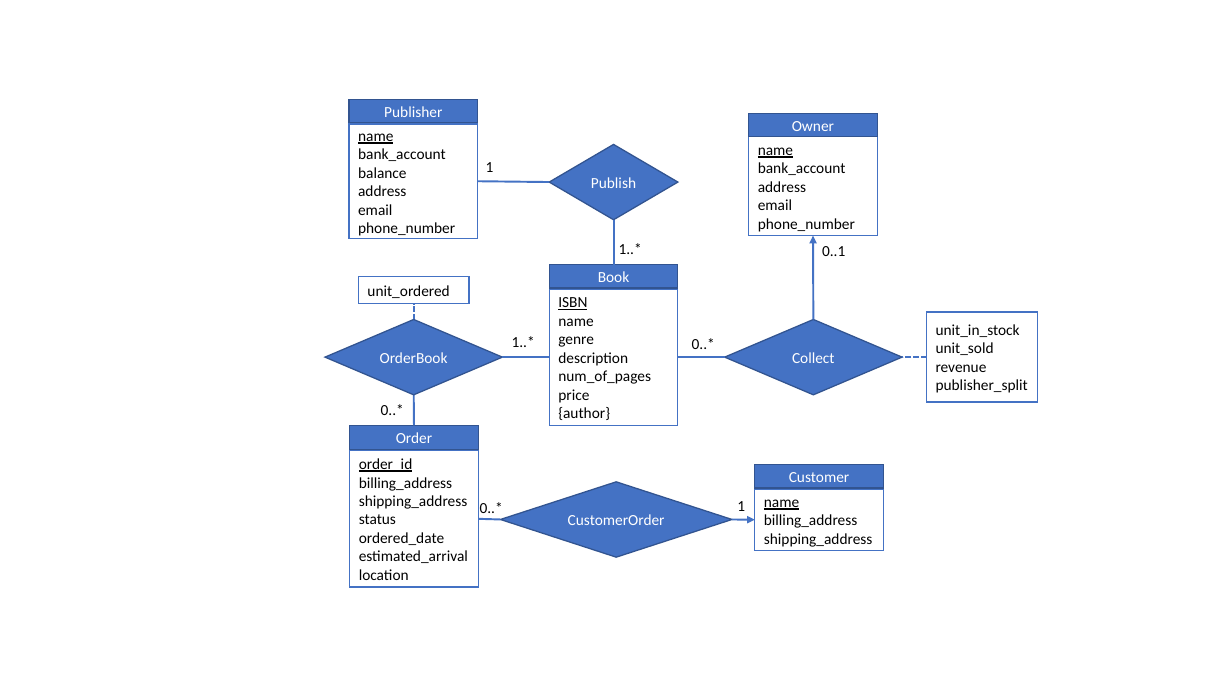
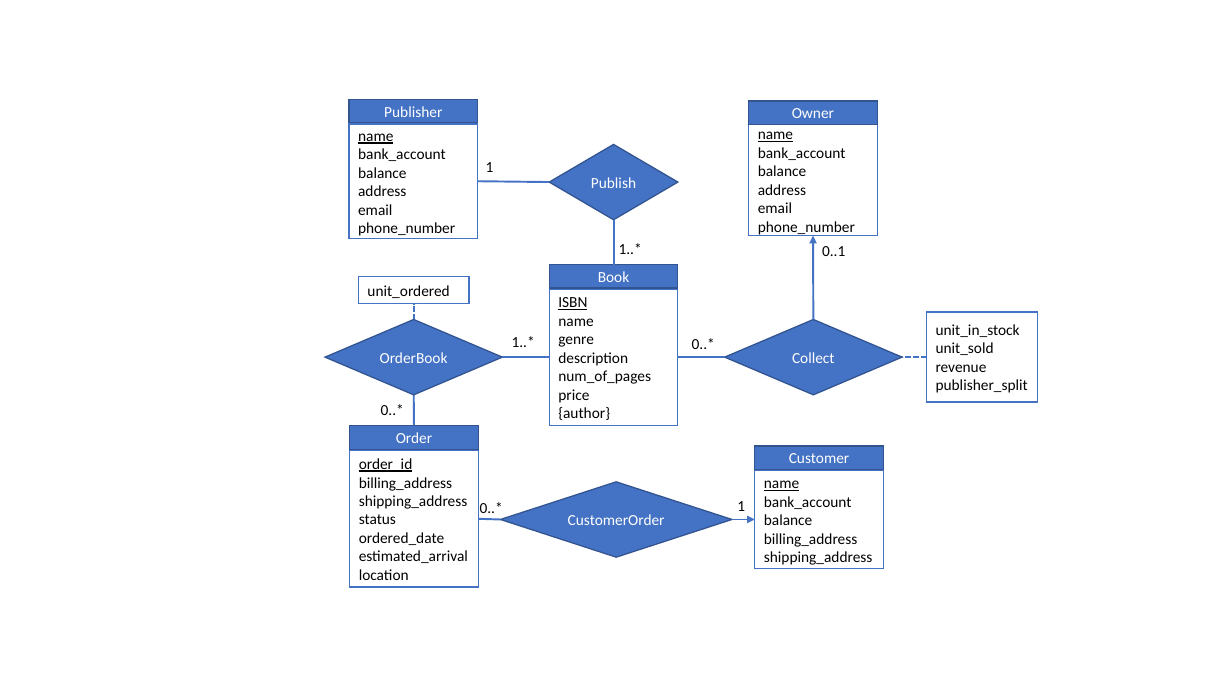
Before and after one commit to Tom1072/Look-Inna-Book, a slide deck: slide 3 of Look Inna Book Planning.pptx. Drawn at 1232x693 pixels with LibreOffice and Linux fonts; fonts in the diff are those of the drawing. Boxes give left, top, right and bottom in pixels: in the first picture for what was removed or moved away, otherwise in the second. Text is boxed around its words. In the diff, an @@ line names an element or a change of style, - is before the commit and + after.

Commit message:
Complete customer checkout by performing necessary update in balance and sale record, added customer and owner balance, added collection revenue expense and profit

```diff
--- a/Look Inna Book Planning.pptx
+++ b/Look Inna Book Planning.pptx
@@ rectangle "Owner": place and size @@
-rectangle "Owner" at box(749, 114, 877, 137)
+rectangle "Owner" at box(749, 102, 877, 125)
@@ rectangle "name": place and size @@
-rectangle "name" at box(749, 137, 877, 236)
+rectangle "name" at box(749, 124, 877, 236)
@@ text in rectangle at box(758, 165, 807, 176): paragraph added @@
+balance
@@ rectangle "Customer": place and size @@
-rectangle "Customer" at box(755, 465, 884, 488)
+rectangle "Customer" at box(755, 446, 884, 470)
@@ rectangle "name": place and size @@
-rectangle "name" at box(755, 489, 884, 551)
+rectangle "name" at box(755, 470, 884, 568)
@@ text in rectangle at box(764, 496, 852, 525): paragraphs added @@
+bank_account
+balance
```
Also in this commit, not shown: 1 other slide changed, 9 other files.
